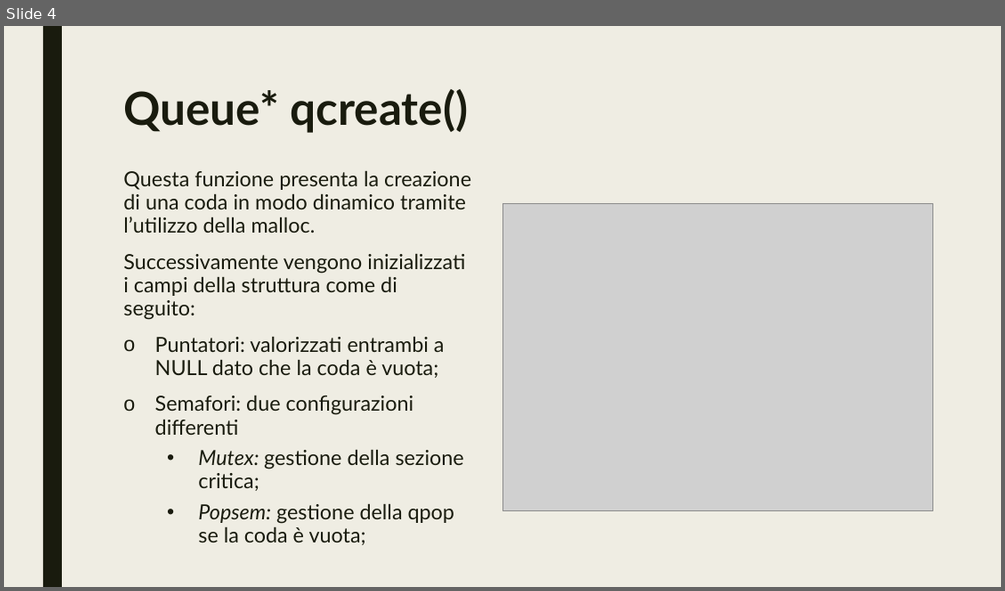
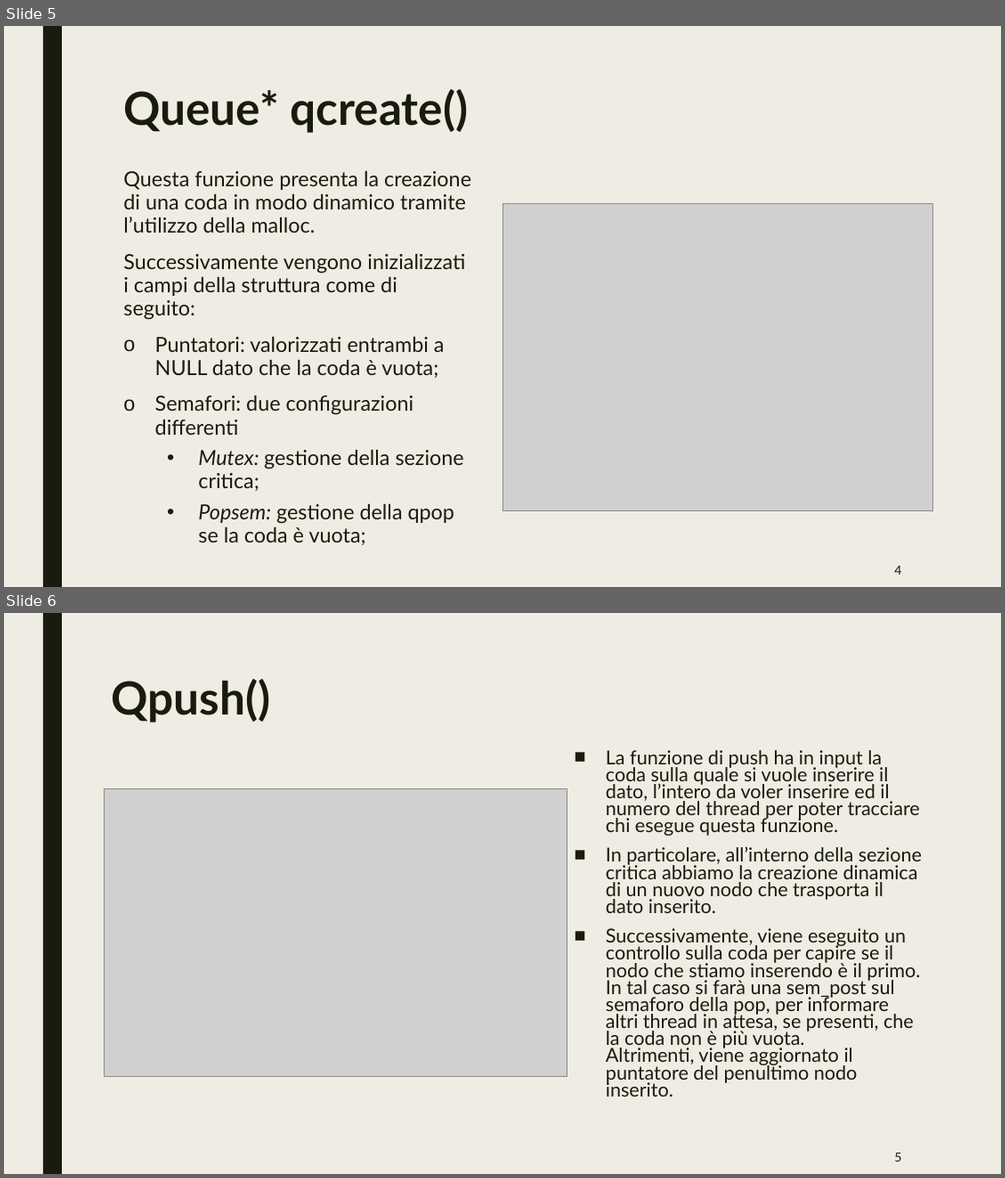
Before and after one commit to mleone21/RTES-Project, a slide deck: Presentazione progetto rtes.pptx. Shown one above the other, each under a label of ours: slide 4 before the commit, slides 5 and 6 after it. The pictures are 1005x591 and 1005x1178 pixels, drawn with LibreOffice and Linux fonts; fonts in the diff are those of the drawing; grey boxes stand for pictures. Boxes give left, top, right and bottom in pixels: in the first picture for what was removed or moved away, otherwise in the second. Text is boxed around its words. In the diff, an @@ line names an element or a change of style, - is before the commit and + after.

```diff
--- a/Presentazione progetto rtes.pptx
+++ b/Presentazione progetto rtes.pptx
@@ slide 6 added at bbox=[4, 613, 1001, 1174], background #EFEDE3; not listed: 1 template element that a slide beside it also shows @@
@@ title added at bbox=[111, 679, 270, 722], 44 pt, text #191B0E, bold @@
+Qpush()
@@ text added at bbox=[606, 750, 922, 1096], 18.5 pt, text #191B0E @@
+■ La funzione di push ha in input la coda sulla quale si vuole inserire il dato, l’intero da voler inserire ed il numero del thread per poter tracciare chi esegue questa funzione.
+■ In particolare, all’interno della sezione critica abbiamo la creazione dinamica di un nuovo nodo che trasporta il dato inserito.
+■ Successivamente, viene eseguito un controllo sulla coda per capire se il nodo che stiamo inserendo è il primo. In tal caso si farà una sem_post sul semaforo della pop, per informare altri thread in attesa, se presenti, che la coda non è più vuota.
+  Altrimenti, viene aggiornato il puntatore del penultimo nodo inserito.
@@ picture added at bbox=[104, 788, 566, 1076] @@
@@ page number added at bbox=[894, 1152, 901, 1161], 12 pt, text #191B0E @@
+5
@@ what was slide 4 is now slide 5 @@
@@ slide 5 changed as well @@
@@ page number added at bbox=[894, 565, 901, 574], 12 pt, text #191B0E @@
+4
```
Also in this commit, not shown: 3 other slides changed, 12 other slides added, 9 slides removed.
